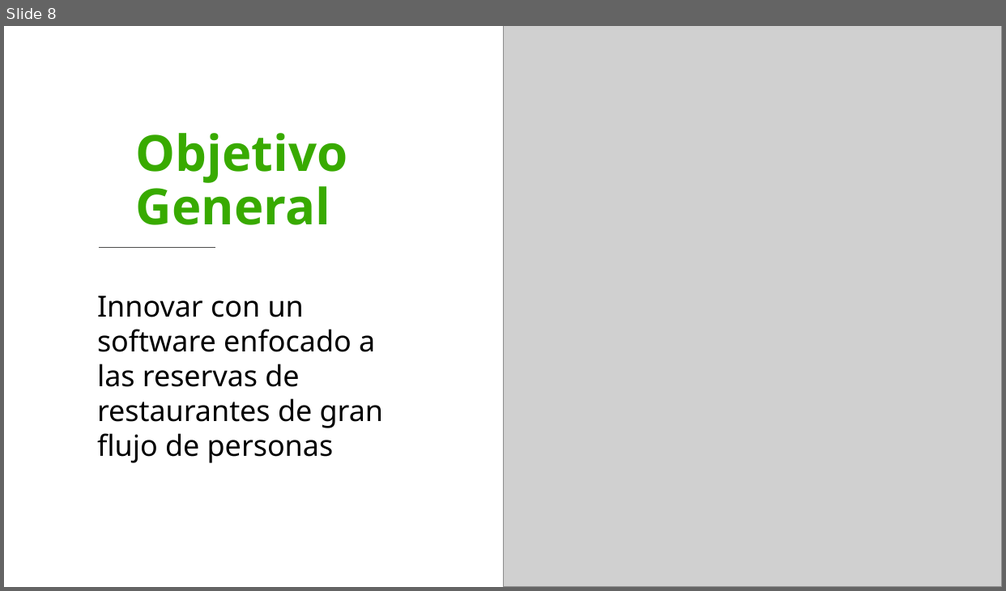
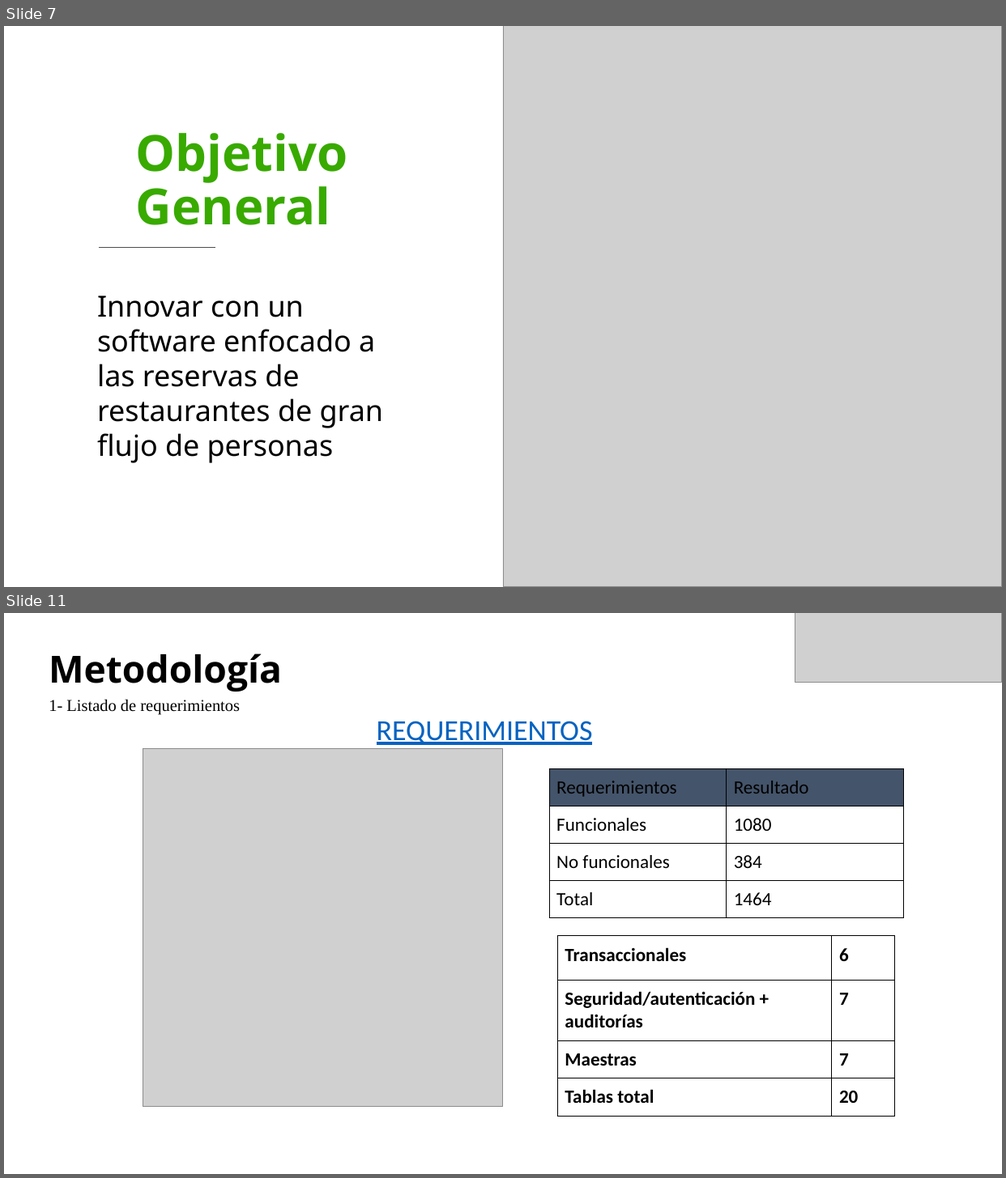
Before and after one commit to SebastianPacheco05/Reservify, a slide deck: docs/docs/files/GC-F-004FormatoPlantillaPresentacionPowerPointV09 (2).pptx. Shown one above the other, each under a label of ours: slide 8 before the commit, slides 7 and 11 after it; the slides between them are not shown. The pictures are 1006x591 and 1006x1178 pixels, drawn with LibreOffice and Linux fonts; fonts in the diff are those of the drawing; grey boxes stand for pictures; background and template pictures are left out. Boxes give left, top, right and bottom in pixels: in the first picture for what was removed or moved away, otherwise in the second. Text is boxed around its words. In the diff, an @@ line names an element or a change of style, - is before the commit and + after.

```diff
--- a/docs/docs/files/GC-F-004FormatoPlantillaPresentacionPowerPointV09 (2).pptx
+++ b/docs/docs/files/GC-F-004FormatoPlantillaPresentacionPowerPointV09 (2).pptx
@@ slide 11 added at box(4, 613, 1002, 1174), background #FFFFFF @@
@@ picture added at box(795, 613, 1002, 683) @@
@@ text added at box(49, 653, 282, 692), 36 pt, text #000000, bold @@
+Metodología
@@ text added at box(49, 699, 240, 715), 16 pt, text #000000 @@
+1- Listado de requerimientos
@@ text added at box(377, 721, 593, 745), 28 pt, text #0563C1, underline @@
+REQUERIMIENTOS
@@ picture added at box(143, 748, 503, 1107) @@
@@ table added at box(549, 769, 904, 918), 4 rows, 2 columns @@
+Requerimientos | Resultado
+Funcionales | 1080
+No funcionales | 384
+Total | 1464
@@ table added at box(557, 936, 895, 1117), 4 rows, 2 columns @@
+Transaccionales | 6
+Seguridad/autenticación + auditorías | 7
+Maestras | 7
+Tablas total | 20
@@ what was slide 8 is now slide 7 @@
```
Also in this commit, not shown: 15 slides changed, 1 other slide added, 8 slides removed, 1 other file.
